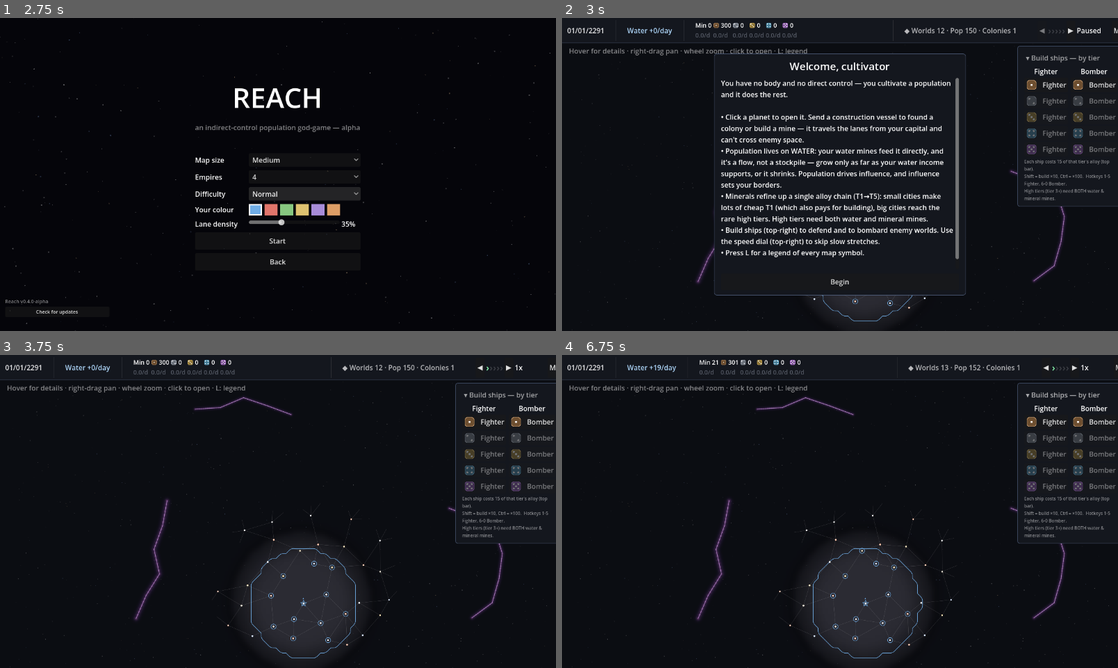
Above: before the commit, frames 1-4 (two rows, left to right).
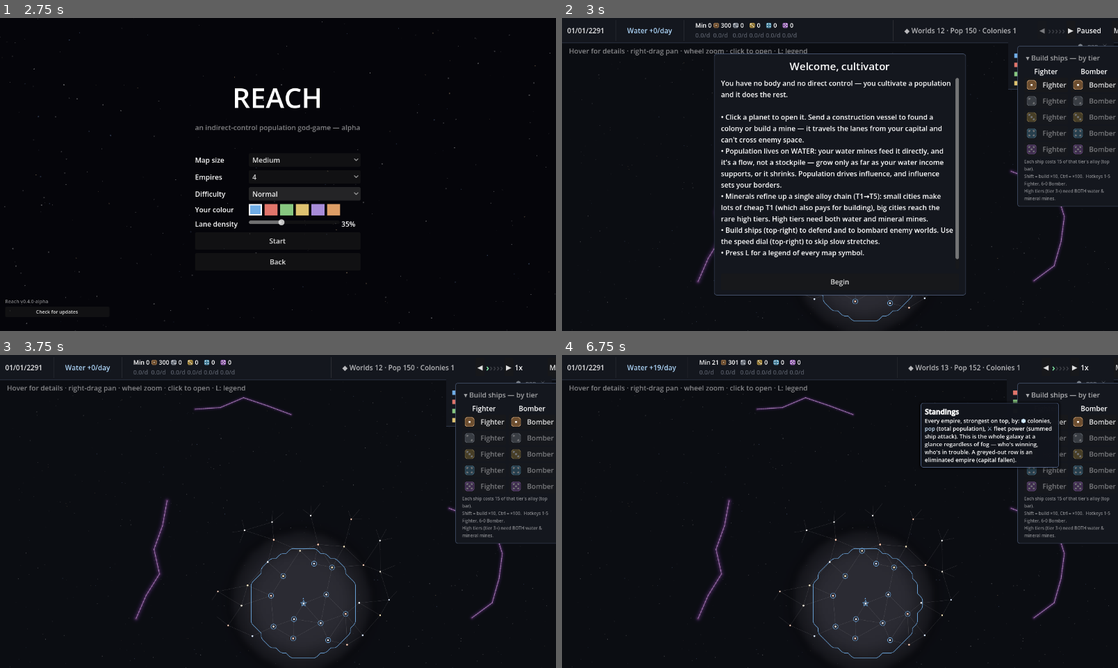
Above: after the commit, the same moments.

Repository: evyatarmitz/reach
Game: Godot game, scene res://menu/menu.tscn
The game is run twice, just before and just after one commit, with the same random seed, the same clock (stepped at 60 frames per second) and the same inputs.
Inputs:
- Up to frame 1 (2.75 s): click "New Game" at 0.5 s; click "Normal" at 1.25 s; click "Normal" at 2 s
- Up to frame 2 (3 s): click "Start" at 2.75 s
- Up to frame 3 (3.75 s): click "Begin" at 3.5 s
- Up to frame 4 (6.75 s): click "◀" at 4.25 s; click "▶" at 5 s; click "▾ Build ships — by tier" at 5.75 s; click "▸ Build ships" at 6.5 s

Frame 1 is identical in both runs. In frame 2, 0.1% of the frame differs, in the area x 80-100%, y 7-23%; in frame 3, 0.1%; in frame 4, 1.7%, in the area x 64-100%, y 7-37%.

Commit message:
Add corner scoreboard (color, colonies, pops, fleet power)
Top-right panel ranks every empire by population, then colonies, then
fleet power. Reads live from sim each refresh. Groundwork for multiplayer
standings ("who's strongest, who's in trouble"). Replaces the earlier
influence-heatmap idea.

Diff:
--- a/desktop/game/main.gd
+++ b/desktop/game/main.gd
@@ -135,6 +135,8 @@
 const _MONTH_DAYS := [31, 28, 31, 30, 31, 30, 31, 31, 30, 31, 30, 31]
 var standing_label: Label
 var hint_label: Label
+var scoreboard_label: RichTextLabel   # top-right standings: color, colonies, pop, fleet power
+var scoreboard_panel: PanelContainer
 var top_bar: PanelContainer   # the top HUD bar; hint/event labels dock below its real height
 var _tooltip_panel: PanelContainer   # Paradox-style hover popup (map nodes + HUD terms)
 var _tooltip_label: RichTextLabel
@@ -2546,6 +2548,29 @@
 	alert_btn.pressed.connect(_on_alert_pressed)
 	layer.add_child(alert_btn)
 
+	# Top-right standings board: one row per empire (colour swatch, colonies, population,
+	# fleet power), strongest on top. A strategic meta-layer above the fog -- it tells you
+	# who's ahead and who's collapsing at a glance, and is the natural shared readout for
+	# multiplayer later. Sits under the top bar so it never overlaps the resource figures.
+	scoreboard_panel = PanelContainer.new()
+	UiStyle.make_opaque_bar(scoreboard_panel)
+	scoreboard_panel.set_anchors_preset(Control.PRESET_TOP_RIGHT)
+	scoreboard_panel.grow_horizontal = Control.GROW_DIRECTION_BEGIN
+	scoreboard_panel.offset_top = 48.0
+	scoreboard_panel.offset_right = -10.0
+	scoreboard_panel.mouse_filter = Control.MOUSE_FILTER_IGNORE
+	layer.add_child(scoreboard_panel)
+	scoreboard_label = RichTextLabel.new()
+	scoreboard_label.bbcode_enabled = true
+	scoreboard_label.fit_content = true
+	scoreboard_label.scroll_active = false
+	scoreboard_label.autowrap_mode = TextServer.AUTOWRAP_OFF
+	scoreboard_label.custom_minimum_size = Vector2(216, 0)
+	scoreboard_label.add_theme_font_size_override("normal_font_size", 13)
+	scoreboard_label.mouse_filter = Control.MOUSE_FILTER_IGNORE
+	scoreboard_panel.add_child(scoreboard_label)
+	_add_ui_tip(scoreboard_label, "[b]Standings[/b]\nEvery empire, strongest on top, by: [color=#cfe8ff]⬢[/color] colonies, [color=#cfe8ff]pop[/color] (total population), [color=#cfe8ff]⚔[/color] fleet power (summed ship attack). This is the whole galaxy at a glance regardless of fog — who's winning, who's in trouble. A greyed-out row is an eliminated empire (capital fallen).")
+
 	# Floating hover tooltip (Paradox-style). Raised above the HUD via z_index; never
 	# eats mouse input so it can't block clicks or its own hover target.
 	_tooltip_panel = PanelContainer.new()
@@ -3222,6 +3247,62 @@
 	panel_body.text = "%s\n\n— out of sight; last-seen intel —" % lines
 
 
+# Per-empire standings for the top-right board: colony count, total population, and
+# summed fleet attack power, strongest (by population, then colonies, then power) on top.
+# Omniscient by design -- a strategic layer above the fog so you always know who's winning
+# and who's collapsing, and the natural shared readout once multiplayer lands.
+func _refresh_scoreboard() -> void:
+	if scoreboard_label == null:
+		return
+	var col := {}   # eid -> colony count
+	var pop := {}   # eid -> total population
+	var pwr := {}   # eid -> summed fleet attack power
+	var emps: Array = sim.empires.values()
+	for e in emps:
+		col[e.id] = 0
+		pop[e.id] = 0.0
+		pwr[e.id] = 0.0
+	for c in sim.colonies:
+		if col.has(c.empire_id):
+			col[c.empire_id] += 1
+			pop[c.empire_id] += c.population
+	for f in sim.fleets:
+		if pwr.has(f.empire_id):
+			pwr[f.empire_id] += f.combat_power()
+	var order: Array = emps.duplicate()
+	order.sort_custom(func(a: Empire, b: Empire) -> bool:
+		if not is_equal_approx(pop[a.id], pop[b.id]):
+			return pop[a.id] > pop[b.id]
+		if col[a.id] != col[b.id]:
+			return col[a.id] > col[b.id]
+		return pwr[a.id] > pwr[b.id])
+	scoreboard_label.clear()
+	scoreboard_label.push_table(4)
+	# Dim header so the symbols read as column keys (matches the hover explainer).
+	for h in ["", "[color=#7a8088]⬢[/color]", "[color=#7a8088]pop[/color]",
+			"[color=#7a8088]⚔[/color]"]:
+		scoreboard_label.push_cell(); scoreboard_label.append_text("  " + h); scoreboard_label.pop()
+	for e in order:
+		var alive: bool = col[e.id] > 0
+		var swatch: String = e.color.to_html(false) if alive else "5a5f65"
+		var tcol: String = "e8edf2" if alive else "6b7076"
+		var name_txt: String = ("▸ " if e.id == player_empire_id else "") + e.name
+		scoreboard_label.push_cell()
+		scoreboard_label.append_text("[color=#%s]■[/color] [color=#%s]%s[/color]"
+			% [swatch, tcol, name_txt])
+		scoreboard_label.pop()
+		scoreboard_label.push_cell()
+		scoreboard_label.append_text("  [color=#%s]%d[/color]" % [tcol, col[e.id]])
+		scoreboard_label.pop()
+		scoreboard_label.push_cell()
+		scoreboard_label.append_text("  [color=#%s]%s[/color]" % [tcol, _fmt_num(pop[e.id])])
+		scoreboard_label.pop()
+		scoreboard_label.push_cell()
+		scoreboard_label.append_text("  [color=#%s]%s[/color]" % [tcol, _fmt_num(pwr[e.id])])
+		scoreboard_label.pop()
+	scoreboard_label.pop()   # table
+
+
 func _refresh_ui() -> void:
 	var player: Empire = sim.empires[player_empire_id]
 	# Water is a flow (income vs population demand, per day — never banked); minerals are
@@ -3268,6 +3349,7 @@
 			pcol += 1
 	standing_label.text = "◆ Worlds %d · Pop %s · Colonies %d" \
 		% [psys, _fmt_num(ppop), pcol]
+	_refresh_scoreboard()
 	for i in speed_chevrons.size():
 		var lit := i < speed_idx   # levels are 1-based; idx 0 (paused) lights none
 		speed_chevrons[i].modulate = Color(0.55, 1.0, 0.70) if lit \
